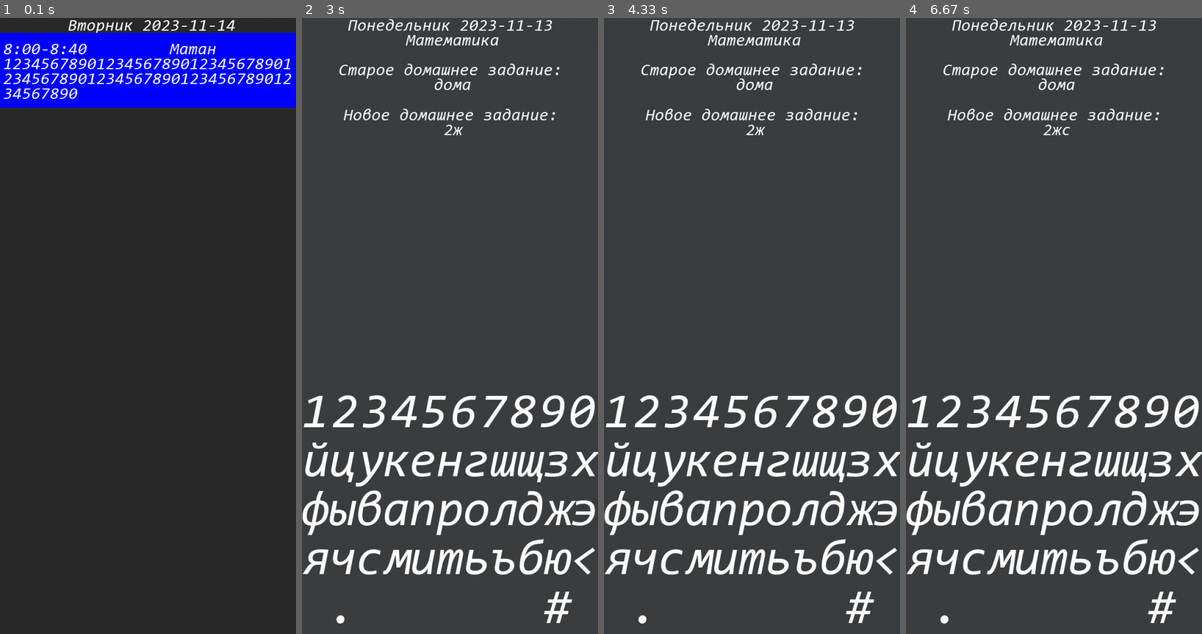
Above: before the commit, frames 1-4 (left to right).
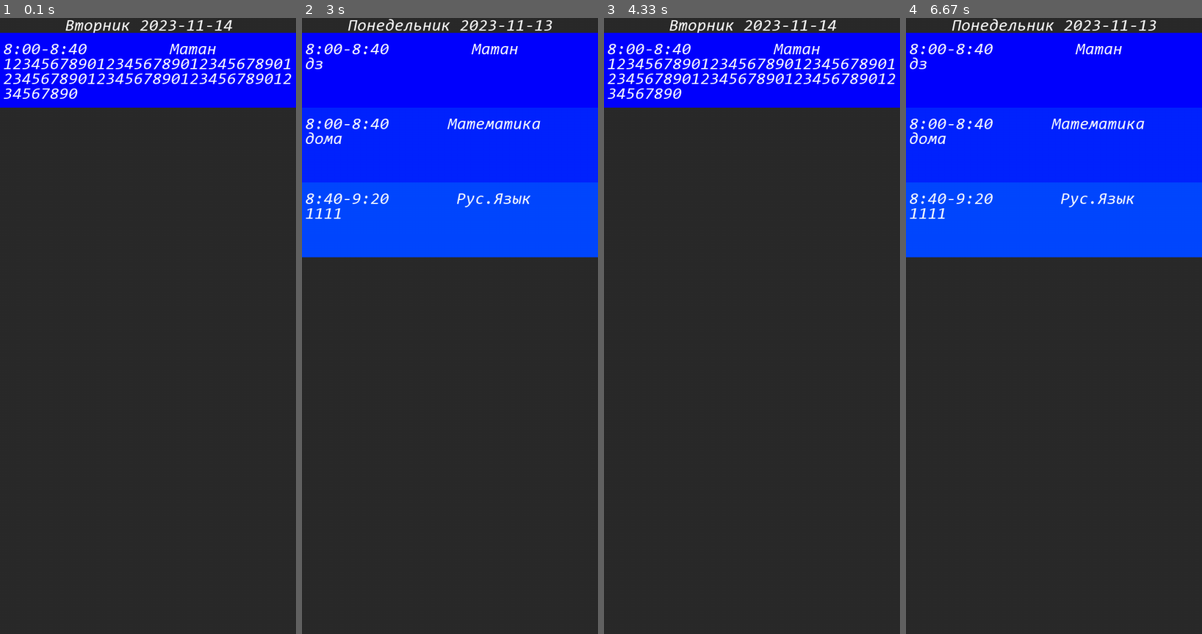
Above: after the commit, the same moments.

Repository: MR-Geri/diary
Game: pygame game, started from main.py
Two runs of this game, one before a commit and one after it. Both use one fixed random seed, a clock stepped at 60 frames per second and the inputs below.
Inputs (mouse positions are in pixels of both pictures, inside the frame that each line leads up to):
- Up to frame 1 (0.1 s): no input
- Up to frame 2 (3 s): press the mouse at (378, 332) at 0.37 s; move the mouse to (429, 393) at 0.47 s; release the mouse at (479, 461) at 0.6 s; press the mouse at (378, 332) at 0.7 s; move the mouse to (364, 258) at 0.8 s; release the mouse at (349, 178) at 0.93 s; move the mouse to (355, 399) at 1.17 s; click (355, 399) at 1.42 s; move the mouse to (553, 486) at 1.8 s; click (553, 486) at 2.13 s; press the mouse at (553, 486) at 2.63 s; move the mouse to (535, 332) at 2.73 s; release the mouse at (518, 172) at 2.87 s
- Up to frame 3 (4.33 s): move the mouse to (855, 486) at 3.3 s; press the mouse at (855, 486) at 3.33 s; move the mouse to (749, 332) at 3.43 s; release the mouse at (642, 178) at 3.57 s; press the mouse at (855, 486) at 4.2 s; move the mouse to (749, 375) at 4.3 s
- Up to frame 4 (6.67 s): release the mouse at (944, 264) at 4.43 s; press the mouse at (1157, 486) at 4.93 s; move the mouse to (1071, 510) at 5.03 s; release the mouse at (985, 535) at 5.17 s; press the mouse at (1157, 486) at 5.6 s; move the mouse to (1080, 332) at 5.7 s; release the mouse at (1006, 172) at 5.83 s; press the mouse at (1157, 486) at 6.23 s; move the mouse to (1077, 301) at 6.33 s; release the mouse at (997, 110) at 6.47 s

The runs differ from the first frame. In frame 1, 0.6% of the frame differs, in the area x 22-80%, y 0-3%; in frame 2, 45%, in the area x 0-100%, y 2-99%; in frame 3, 22%; in frame 4, 45%.

Commit message:
Готовая версия

Diff:
--- a/main.py
+++ b/main.py
@@ -96,14 +96,20 @@
         pos = pygame.mouse.get_pos()
         click = pygame.mouse.get_pressed()[0]
         if not self.swype and self.last_click == 0 and click == 1:
-            self.swype_pos = pos[0]
+            self.swype_pos = pos
             self.swype = True
         elif self.swype and self.last_click == 1 and click == 0:
-            if pos[0] - self.swype_pos < 0 and abs(pos[0] - self.swype_pos) >= width * (1/4) and self.cards_flag:
+            if pos[1] - self.swype_pos[1] < 0 and \
+                    abs(pos[1] - self.swype_pos[1]) >= height * (1/6) and self.keyboards_flag:
+                self.cards_flag = True
+                self.keyboards_flag = False
+            elif pos[0] - self.swype_pos[0] < 0 and\
+                    abs(pos[0] - self.swype_pos[0]) >= width * (1/4) and self.cards_flag:
                 self.day += 1
                 self.day = 0 if self.day == 5 else self.day
                 main.draw_all()
-            elif pos[0] - self.swype_pos > 0 and abs(pos[0] - self.swype_pos) >= width * (1/4) and self.cards_flag:
+            elif pos[0] - self.swype_pos[0] > 0 and\
+                    abs(pos[0] - self.swype_pos[0]) >= width * (1/4) and self.cards_flag:
                 self.day -= 1
                 self.day = 4 if self.day == -1 else self.day
             else:
@@ -142,11 +148,12 @@
     def cards_draw(self):
         self.lessons = self.file[self.day]['lessons']
         text = f'{self.file[self.day]["day"]} {self.date}'
+        x = (12 / 1000) * width
         text_print(message=text,
-                   x=(2 / 100) * width + width / self.card_text_obr * (self.card_text_obr - len(text)) / 2,
+                   x=x + width / self.card_text_obr * (self.card_text_obr - len(text)) / 2,
                    y=0,
                    font_size=self.cards_text_size)
-        x = (12 / 1000) * width
+
         color = [int(i) for i in range(0, 255, 255//7)]
         for i in range(len(self.lessons)):
             y = self.cards_y0 + self.card_height * i
@@ -188,7 +195,7 @@
                     {"lesson": input('\tНазвание предмета: '),
                      "time_start": input('\tНачало урока: '),
                      "time_finish": input('\tКонец урока: '),
-                     "task": "1234567890123456789012345678901234567890123456789012345678901234567890"}
+                     "task": ""}
                 )
         for day in self.file:
             print(day)
